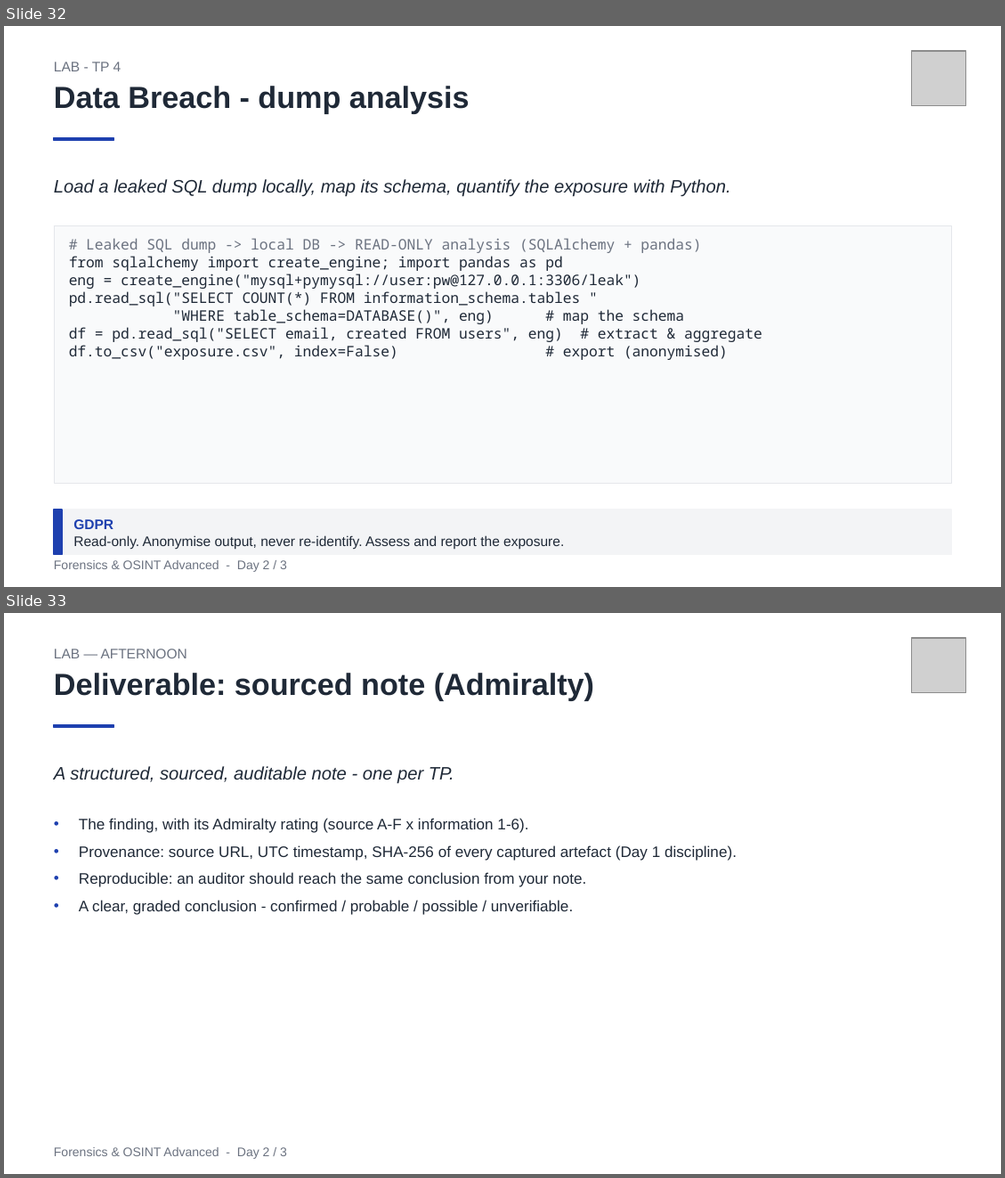
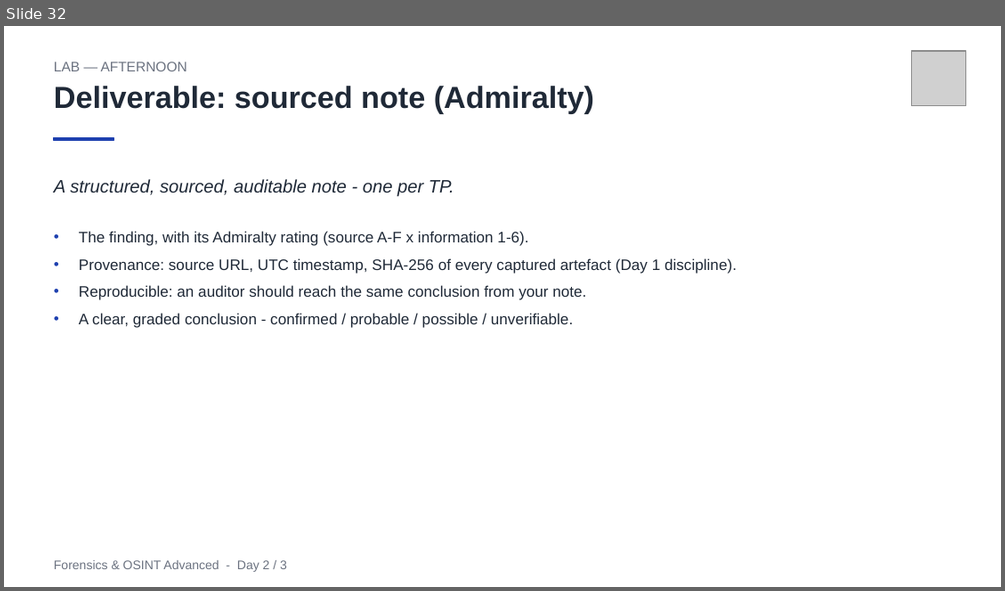
Before and after one commit to clemdepernet/osint-advanced-labs, a slide deck: Day_2/Day_2_Source_Reliability_And_Media_Forensics.pptx. Shown one above the other, each under a label of ours: slides 32 and 33 before the commit, slide 32 after it. The pictures are 1005x1178 and 1005x591 pixels, drawn with LibreOffice and Linux fonts; fonts in the diff are those of the drawing; grey boxes stand for pictures. Boxes give left, top, right and bottom in pixels: in the first picture for what was removed or moved away, otherwise in the second. Text is boxed around its words. In the diff, an @@ line names an element or a change of style, - is before the commit and + after.

Commit message:
Day 3 overhaul: STIX Lab (beginner->expert), deck rebuild, Data Breach -> Day 3
- Rebuild the Day 3 deck around blockchain fundamentals, crypto tracing, STIX & MITRE
  ATT&CK (~1/3 of the deck) and agentic automation; dark web reduced to 2 slides.
- Add Day_3/STIX Lab: build/validate a STIX 2.1 bundle, OSINT->STIX, parallel agents,
  team graph dashboard, n8n workflow, and advanced modules (validate, Admiralty<->STIX,
  diff-monitor, ATT&CK enrichment, OpenCTI/TAXII).
- Add Day_3/Corporate Watch Lab (aggregate CI monitor).
- Move Databreach.pdf from Day 2 to Day 3; drop the Data Breach TP from the Day 2 deck.
- Update the student handbook README and .gitignore.

```diff
--- a/Day_2/Day_2_Source_Reliability_And_Media_Forensics.pptx
+++ b/Day_2/Day_2_Source_Reliability_And_Media_Forensics.pptx
@@ slide 32 removed at <box>4,26,1001,587</box>, background #FFFFFF @@
@@ picture removed at <box>911,51,966,106</box> @@
@@ text removed at <box>54,62,121,71</box> @@
-LAB - TP 4
@@ text removed at <box>54,86,469,113</box> @@
-Data Breach - dump analysis
@@ rectangle removed at <box>54,137,113,141</box> @@
@@ text removed at <box>54,179,730,197</box> @@
-Load a leaked SQL dump locally, map its schema, quantify the exposure with Python.
@@ rectangle removed at <box>54,225,951,483</box> @@
@@ text removed at <box>69,238,762,360</box> @@
-# Leaked SQL dump -> local DB -> READ-ONLY analysis (SQLAlchemy + pandas)
-from sqlalchemy import create_engine; import pandas as pd
-eng = create_engine("mysql+pymysql://user:pw@127.0.0.1:3306/leak")
-pd.read_sql("SELECT COUNT(*) FROM information_schema.tables "
-"WHERE table_schema=DATABASE()", eng) # map the schema
-df = pd.read_sql("SELECT email, created FROM users", eng) # extract & aggregate
-df.to_csv("exposure.csv", index=False) # export (anonymised)
@@ rectangle removed at <box>54,509,951,555</box> @@
@@ rectangle removed at <box>54,509,62,555</box> @@
@@ text removed at <box>73,519,113,529</box> @@
-GDPR
@@ text removed at <box>73,535,564,548</box> @@
-Read-only. Anonymise output, never re-identify. Assess and report the exposure.
@@ text removed at <box>54,560,287,572</box> @@
-Forensics & OSINT Advanced - Day 2 / 3
@@ what was slide 33 is now slide 32 @@
```
Also in this commit, not shown: 2 slides changed, 36 other files.
